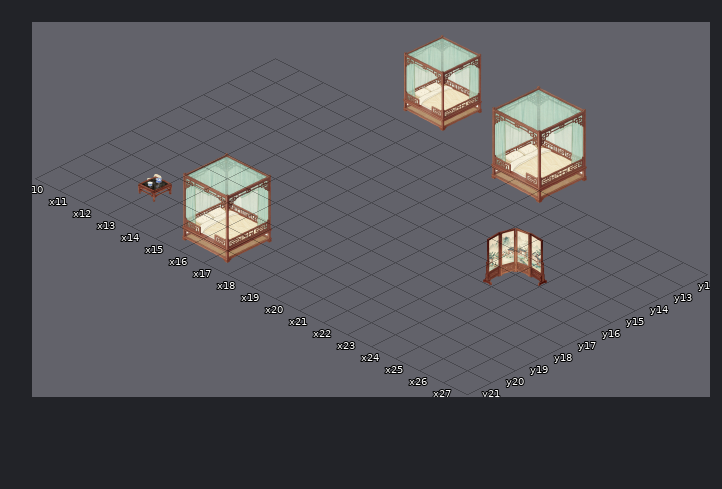
Two states of a Tiled map (JSON), maps/night.tmj. The first picture shows the starting point.
Cells are 128x64 px. Isometric: x runs down to the right, y down to the left. Shown: x 10..27, y 12..21.
Now the later version:
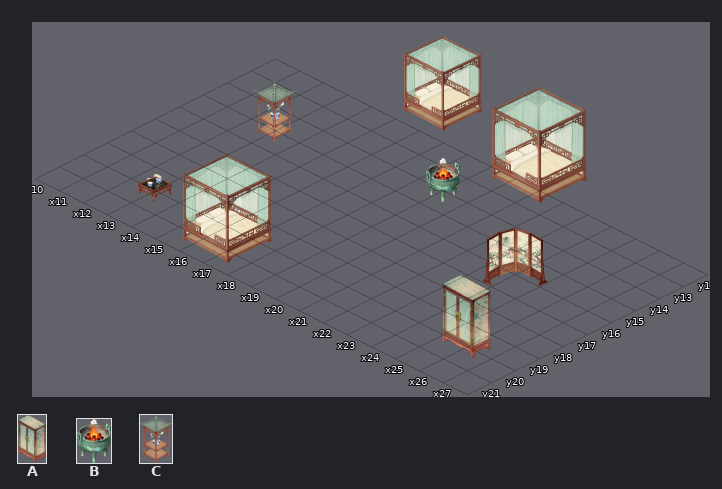
Key: from "荣国府手绘素材": A 115 "cabinet", B 116 "brazier", C 117 "vase-stand".
Objects are placed by the point they stand on, in cells (3,4 is the top-left corner of cell 3,4); size is 1x1 cell unless given.
The edit:
Layer "Art":
A new object: B "brazier" at 19.5,14.5 size 0.7x1.8.
A new object: C "vase-stand" at 13.5,15.5 size 0.9x2.5.
A new object: A "cabinet" at 26.5,20.5 size 1x3.5.
